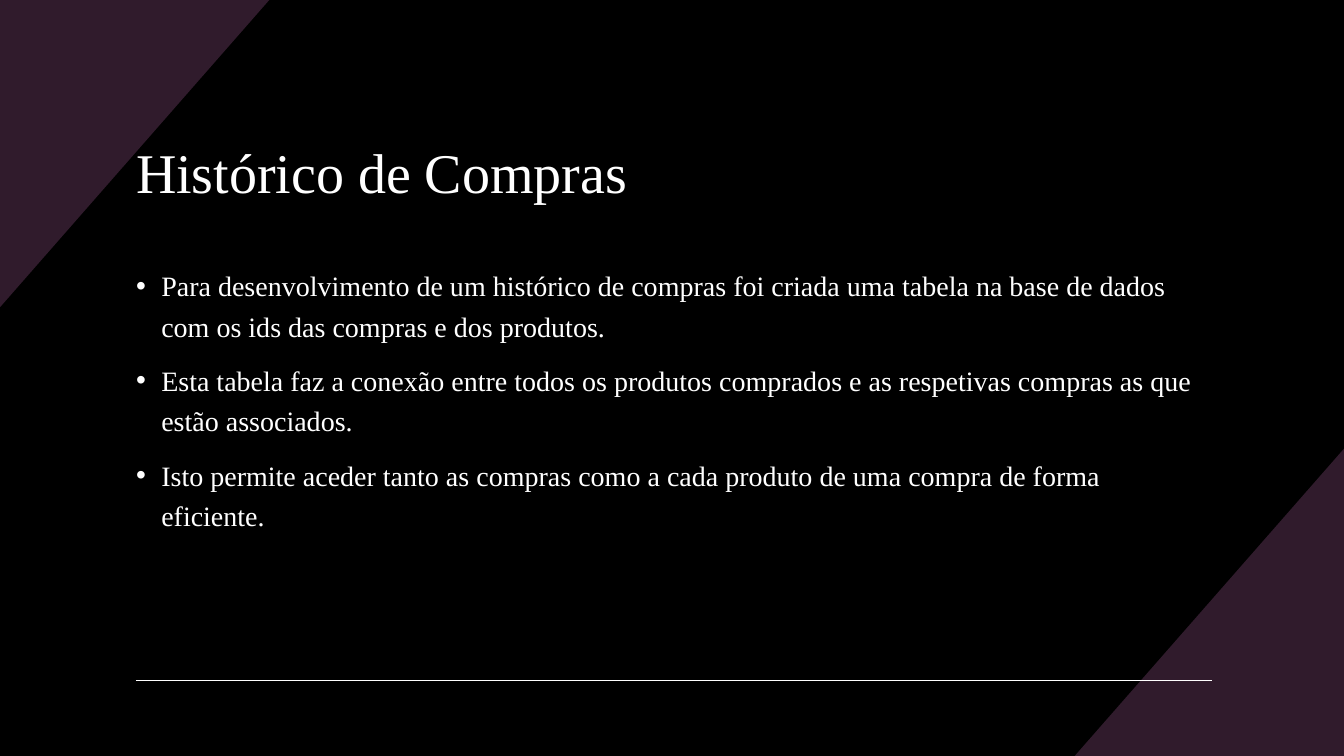
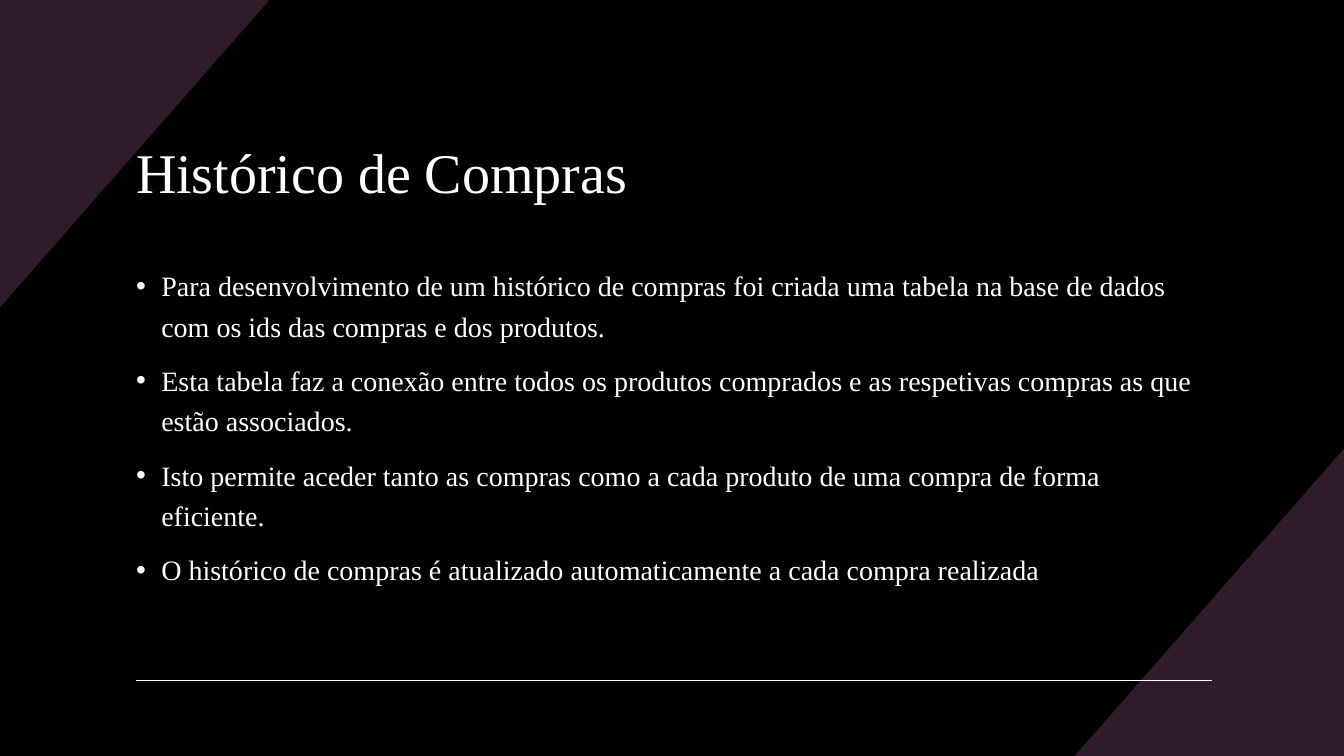
Before and after one commit to Famelgas/Projeto-BD, a slide deck: slide 7 of Diagramas/Apresentação do Projeto.pptx. Drawn at 1344x756 pixels with LibreOffice and Linux fonts; fonts in the diff are those of the drawing. Boxes give left, top, right and bottom in pixels: in the first picture for what was removed or moved away, otherwise in the second. Text is boxed around its words. In the diff, an @@ line names an element or a change of style, - is before the commit and + after.

```diff
--- a/Diagramas/Apresentação do Projeto.pptx
+++ b/Diagramas/Apresentação do Projeto.pptx
@@ text at [161, 560, 1039, 586]: paragraph added @@
+• O histórico de compras é atualizado automaticamente a cada compra realizada
```
Also in this commit, not shown: 6 other slides changed, 1 slide added, 18 other files.
